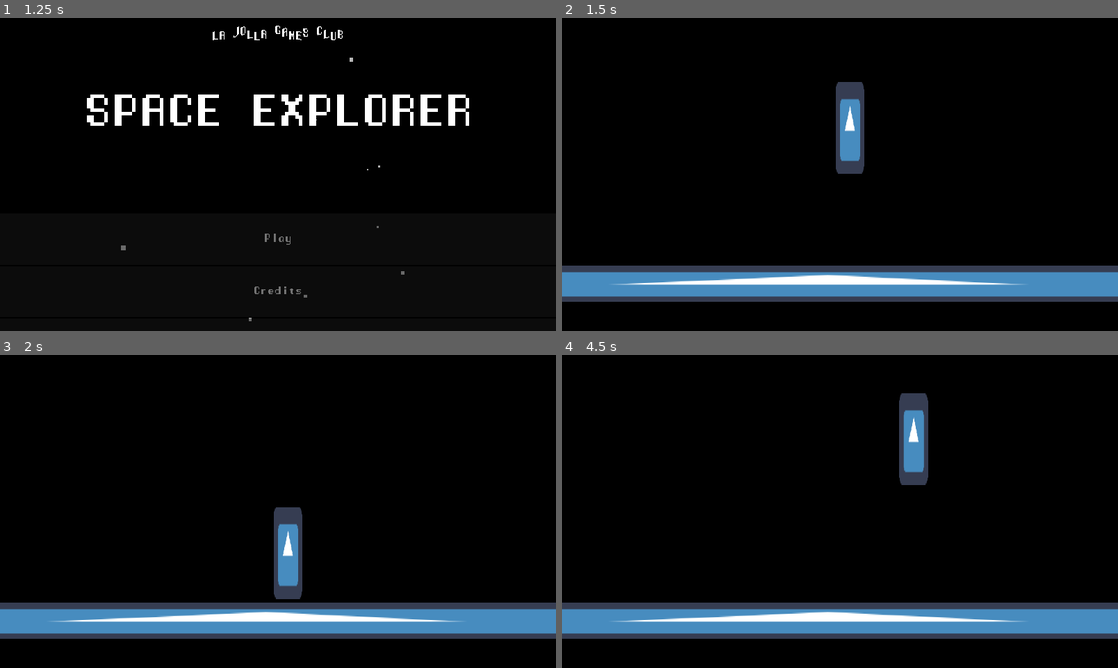
Above: before the commit, frames 1-4 (two rows, left to right).
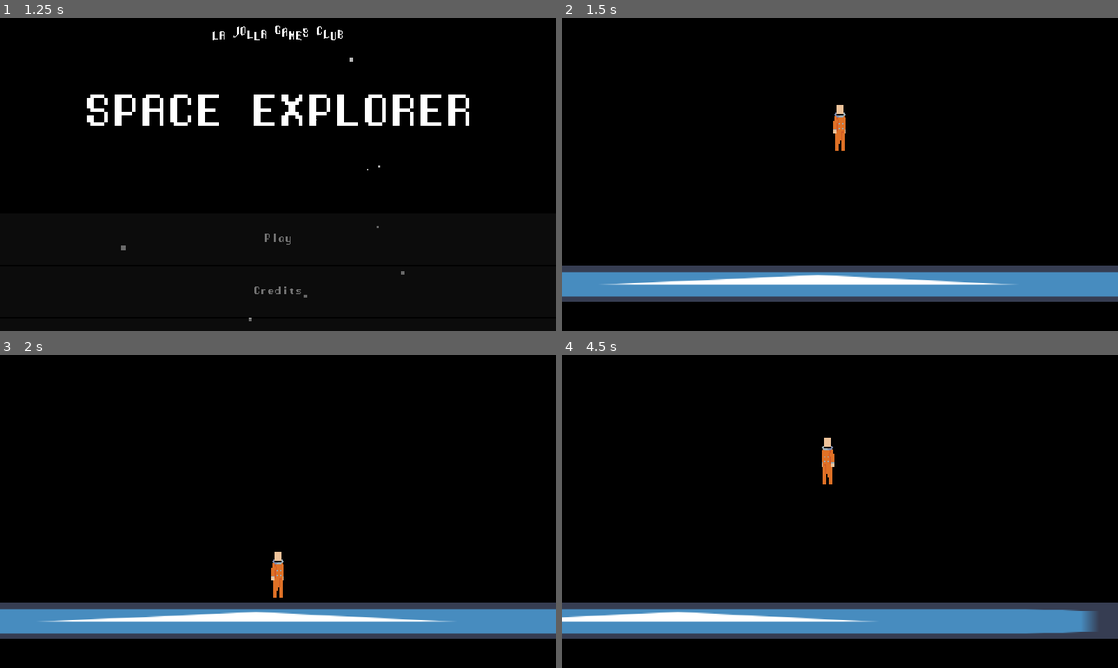
Above: after the commit, the same moments.

Repository: lajollagamesclub/week-135
Game: Godot game, scene res://TitleScreen.tscn
Two runs of this game, one before a commit and one after it. Both use one fixed random seed, a clock stepped at 60 frames per second and the inputs below. The engine's default icon, where the game draws it, is replaced by a stand-in: a white triangle on a blue panel in a dark square.
Inputs:
- Up to frame 1 (1.25 s): hold D (g_right) from 0.53 s (still down); tap Space (g_jump) at 0.6, 0.77, 1.07 s
- Up to frame 2 (1.5 s): release D (g_right) at 1.25 s; click "Play" at 1.25 s
- Up to frame 3 (2 s): no input
- Up to frame 4 (4.5 s): hold A (g_left) 2.03-2.78 s; tap Space (g_jump) at 2.1, 2.27, 2.57, 2.85, 3.6, 3.77, 4.07, 4.35 s; hold D (g_right) 2.78-4.28 s; hold A (g_left) from 4.28 s (still down)

Frame 1 is identical in both runs. In frame 2, 1.8% of the frame differs, in the area x 7-83%, y 20-86%; in frame 3, 1.8%; in frame 4, 3.8%, in the area x 0-100%, y 12-90%.

Commit message:
Add bounds and player sprite

Diff:
--- /dev/null
+++ b/src/EventManager.gd
@@ -0,0 +1 @@
+extends Node
--- a/src/Game.tscn
+++ b/src/Game.tscn
@@ -1,30 +1,80 @@
-[gd_scene load_steps=5 format=2]
+[gd_scene load_steps=10 format=2]
 
 [ext_resource path="res://Player.gd" type="Script" id=1]
 [ext_resource path="res://icon.png" type="Texture" id=2]
+[ext_resource path="res://default_theme.tres" type="Theme" id=3]
+[ext_resource path="res://player.png" type="Texture" id=4]
 
 [sub_resource type="RectangleShape2D" id=1]
-extents = Vector2( 47.1885, 159.372 )
+extents = Vector2( 20.8873, 83.9036 )
+
+[sub_resource type="SegmentShape2D" id=5]
+b = Vector2( 0, 1080 )
 
 [sub_resource type="RectangleShape2D" id=2]
 extents = Vector2( 1910.79, 76.1891 )
+
+[sub_resource type="Animation" id=3]
+resource_name = "hide_textbox"
+tracks/0/type = "value"
+tracks/0/path = NodePath("TextBox:rect_position")
+tracks/0/interp = 1
+tracks/0/loop_wrap = true
+tracks/0/imported = false
+tracks/0/enabled = true
+tracks/0/keys = {
+"times": PoolRealArray( 0, 1 ),
+"transitions": PoolRealArray( 0.189465, 1 ),
+"update": 0,
+"values": [ Vector2( 0, 856 ), Vector2( 0, 1080 ) ]
+}
+
+[sub_resource type="Animation" id=4]
+resource_name = "show_textbox"
+tracks/0/type = "value"
+tracks/0/path = NodePath("TextBox:rect_position")
+tracks/0/interp = 1
+tracks/0/loop_wrap = true
+tracks/0/imported = false
+tracks/0/enabled = true
+tracks/0/keys = {
+"times": PoolRealArray( 0, 1 ),
+"transitions": PoolRealArray( 0.233258, 1 ),
+"update": 0,
+"values": [ Vector2( 0, 1080 ), Vector2( 0, 856 ) ]
+}
 
 [node name="Game" type="Node2D"]
 
 [node name="Player" type="KinematicBody2D" parent="."]
 position = Vector2( 994.391, 315.811 )
 script = ExtResource( 1 )
-__meta__ = {
-"_edit_group_": true
-}
 
 [node name="CollisionShape2D" type="CollisionShape2D" parent="Player"]
 shape = SubResource( 1 )
 
-[node name="PlaceholderSprite" type="Sprite" parent="Player"]
-position = Vector2( -0.331724, 2.32198 )
-scale = Vector2( 1.54939, 4.94942 )
-texture = ExtResource( 2 )
+[node name="Camera2D" type="Camera2D" parent="Player"]
+current = true
+limit_left = 0
+limit_top = 0
+limit_right = 3840
+limit_bottom = 1080
+smoothing_enabled = true
+
+[node name="Sprite" type="Sprite" parent="Player"]
+scale = Vector2( 4, 4 )
+texture = ExtResource( 4 )
+
+[node name="LeftBound" type="StaticBody2D" parent="."]
+
+[node name="CollisionShape2D" type="CollisionShape2D" parent="LeftBound"]
+shape = SubResource( 5 )
+
+[node name="RightBound" type="StaticBody2D" parent="."]
+position = Vector2( 3840, 0 )
+
+[node name="CollisionShape2D" type="CollisionShape2D" parent="RightBound"]
+shape = SubResource( 5 )
 
 [node name="TestingPlatform" type="StaticBody2D" parent="."]
 position = Vector2( 1000.29, 916.19 )
@@ -39,3 +89,39 @@
 position = Vector2( -113.843, 3.38554e-05 )
 scale = Vector2( 63.2581, 1.94869 )
 texture = ExtResource( 2 )
+
+[node name="UI" type="CanvasLayer" parent="."]
+
+[node name="TextBox" type="PanelContainer" parent="UI"]
+self_modulate = Color( 1, 1, 1, 0.780392 )
+anchor_top = 1.0
+anchor_right = 1.0
+anchor_bottom = 1.0
+margin_bottom = 223.998
+theme = ExtResource( 3 )
+__meta__ = {
+"_edit_use_anchors_": false
+}
+
+[node name="MarginContainer" type="MarginContainer" parent="UI/TextBox"]
+margin_left = 8.0
+margin_top = 8.0
+margin_right = 1912.0
+margin_bottom = 215.998
+custom_constants/margin_right = 50
+custom_constants/margin_top = 50
+custom_constants/margin_left = 50
+custom_constants/margin_bottom = 50
+
+[node name="Text" type="Label" parent="UI/TextBox/MarginContainer"]
+margin_left = 50.0
+margin_top = 50.0
+margin_right = 1854.0
+margin_bottom = 157.0
+size_flags_horizontal = 3
+size_flags_vertical = 3
+text = "Lorum delore ipsum"
+
+[node name="AnimationPlayer" type="AnimationPlayer" parent="UI"]
+anims/hide_textbox = SubResource( 3 )
+anims/show_textbox = SubResource( 4 )
--- a/src/Player.gd
+++ b/src/Player.gd
@@ -1,15 +1,36 @@
 extends KinematicBody2D
+
+enum STATES {
+	platformer_b4_infected,
+	platformer,
+	throwing
+}
 
 var accel: Vector2 = Vector2(0.0, 4000)
 var vel: Vector2 = Vector2()
+var current_state: int = STATES.platformer_b4_infected
 
 func _physics_process(delta):
-	var horizontal: float = float(Input.is_action_pressed("g_right")) - float(Input.is_action_pressed("g_left"))
+	match current_state:
+		STATES.platformer_b4_infected, STATES.platformer:
+			var horizontal: float = float(Input.is_action_pressed("g_right")) - float(Input.is_action_pressed("g_left"))
 
-	vel += accel*delta
-	vel.x = horizontal*400.0
+			if horizontal < 0:
+				$Sprite.flip_h = true
+			elif horizontal > 0:
+				$Sprite.flip_h = false
 
-	if Input.is_action_just_pressed("g_jump"):
-		vel.y = -900.0
+			# move slower after infection
+			var move_velocity: float = 0.0
+			if current_state == STATES.platformer_b4_infected:
+				move_velocity = 800.0
+			else:
+				move_velocity = 300.0
 
-	vel = move_and_slide(vel, Vector2(0.0, 1.0))
+			vel += accel*delta
+			vel.x = horizontal*move_velocity
+
+			if Input.is_action_just_pressed("g_jump"):
+				vel.y = -900.0
+
+			vel = move_and_slide(vel, Vector2(0.0, 1.0))
--- a/src/default_theme.tres
+++ b/src/default_theme.tres
@@ -1,31 +1,39 @@
-[gd_resource type="Theme" load_steps=7 format=2]
+[gd_resource type="Theme" load_steps=8 format=2]
 
 [ext_resource path="res://manaspc.ttf" type="DynamicFontData" id=1]
 
+[sub_resource type="StyleBoxFlat" id=1]
+
 [sub_resource type="StyleBoxFlat" id=2]
+bg_color = Color( 1, 1, 1, 1 )
+
+[sub_resource type="StyleBoxFlat" id=3]
+
+[sub_resource type="StyleBoxFlat" id=4]
+bg_color = Color( 0.0980392, 0.0980392, 0.0980392, 1 )
 
 [sub_resource type="StyleBoxFlat" id=6]
-bg_color = Color( 1, 1, 1, 1 )
+bg_color = Color( 0.121569, 0.121569, 0.121569, 1 )
+border_width_left = 8
+border_width_top = 8
+border_width_right = 8
+border_width_bottom = 8
 
-[sub_resource type="StyleBoxFlat" id=4]
-
-[sub_resource type="StyleBoxFlat" id=5]
-bg_color = Color( 0.0980392, 0.0980392, 0.0980392, 1 )
-
-[sub_resource type="DynamicFont" id=1]
+[sub_resource type="DynamicFont" id=5]
 size = 36
 font_data = ExtResource( 1 )
 
 [resource]
-default_font = SubResource( 1 )
+default_font = SubResource( 5 )
 Button/colors/font_color = Color( 0.88, 0.88, 0.88, 1 )
 Button/colors/font_color_disabled = Color( 0.9, 0.9, 0.9, 0.2 )
 Button/colors/font_color_hover = Color( 0, 0, 0, 1 )
 Button/colors/font_color_pressed = Color( 0.878431, 0.878431, 0.878431, 1 )
 Button/constants/hseparation = 2
 Button/fonts/font = null
-Button/styles/disabled = SubResource( 2 )
-Button/styles/focus = SubResource( 6 )
-Button/styles/hover = SubResource( 4 )
-Button/styles/normal = SubResource( 5 )
-Button/styles/pressed = SubResource( 5 )
+Button/styles/disabled = SubResource( 1 )
+Button/styles/focus = SubResource( 2 )
+Button/styles/hover = SubResource( 3 )
+Button/styles/normal = SubResource( 4 )
+Button/styles/pressed = SubResource( 4 )
+PanelContainer/styles/panel = SubResource( 6 )
Binary file added: src/player.png
Not shown, added: src/player.png.import
Binary file added: src/ship.png
